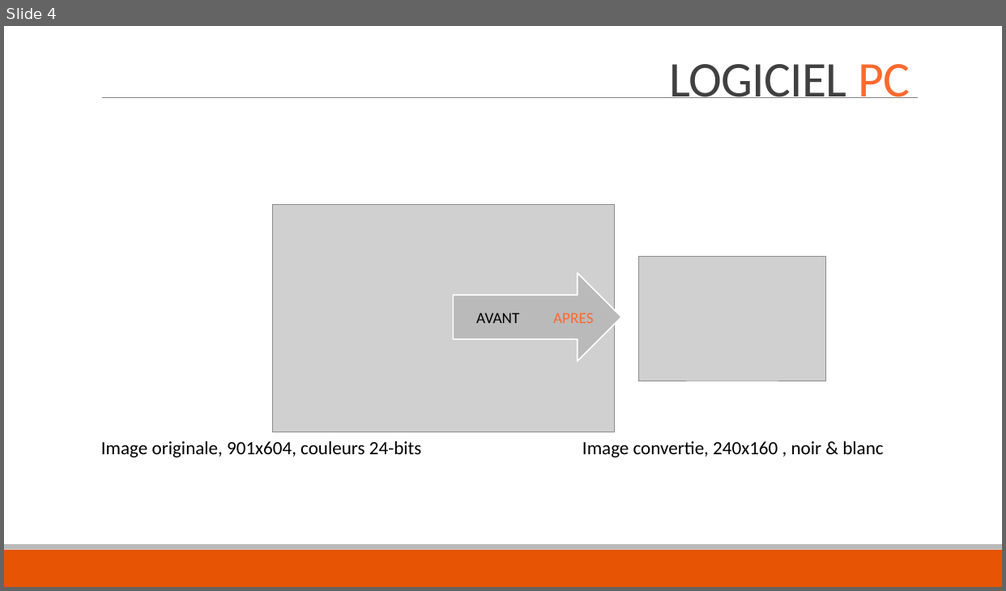
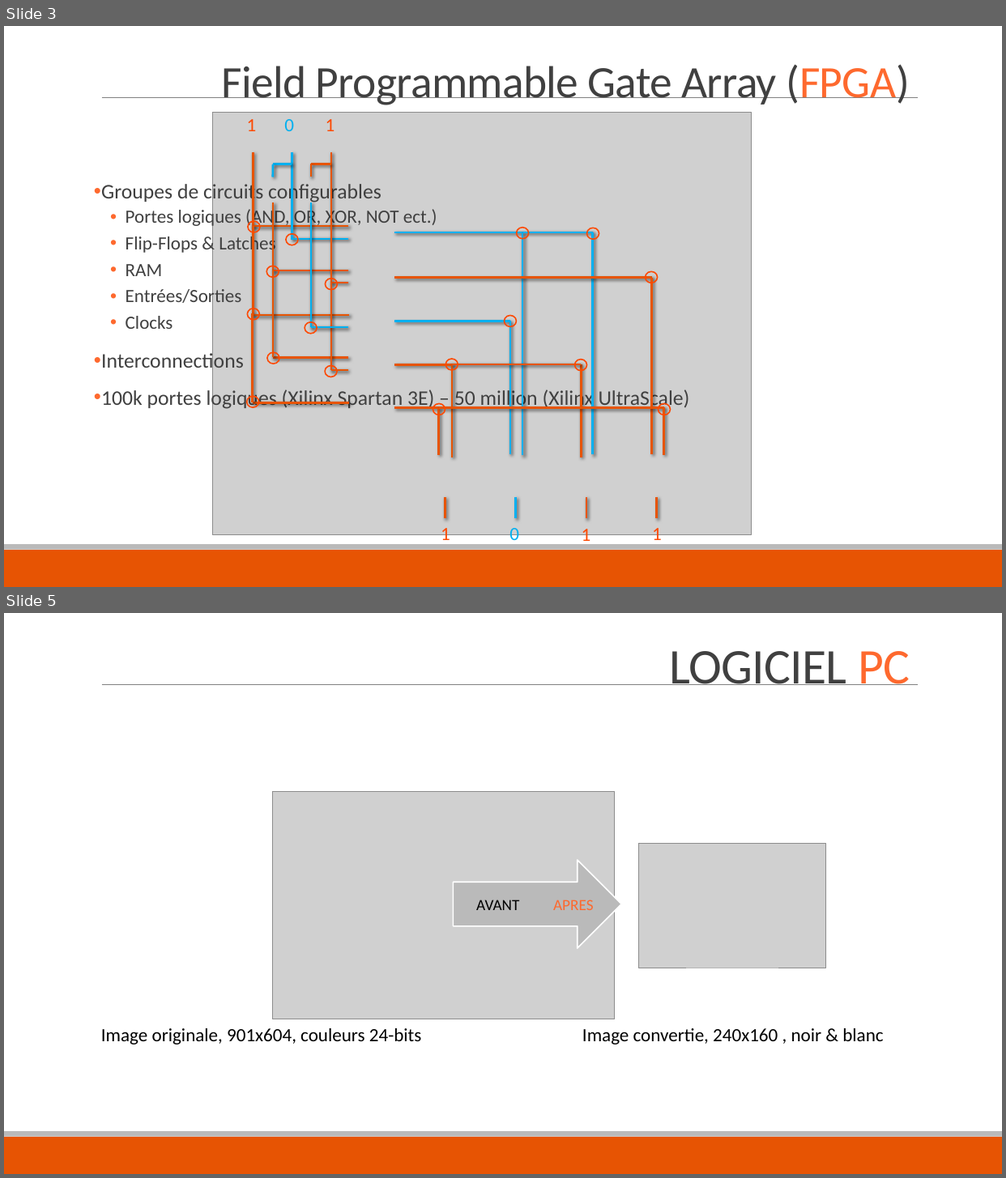
Before and after one commit to graphbit/GraphBit-V1, a slide deck: Doc/PowerPoint.pptx. Shown one above the other, each under a label of ours: slide 4 before the commit, slides 3 and 5 after it; the slides between them are not shown. The pictures are 1006x591 and 1006x1178 pixels, drawn with LibreOffice and Linux fonts; fonts in the diff are those of the drawing; grey boxes stand for pictures; background and template pictures are left out. Boxes give left, top, right and bottom in pixels: in the first picture for what was removed or moved away, otherwise in the second. Text is boxed around its words. In the diff, an @@ line names an element or a change of style, - is before the commit and + after.

```diff
--- a/Doc/PowerPoint.pptx
+++ b/Doc/PowerPoint.pptx
@@ slide 3 added at box(4, 26, 1002, 587), background #FFFFFF; not listed: 3 template elements that a slide beside it also shows @@
@@ title added at box(222, 64, 910, 105), 43.2 pt, text #404040 @@
+Field Programmable Gate Array (FPGA)
@@ picture added at box(212, 112, 751, 535) @@
@@ text added at box(247, 119, 257, 131), 18 pt, text #FD4901 @@
+1
@@ text added at box(284, 119, 294, 131), 18 pt, text #00B0F0 @@
+0
@@ text added at box(326, 119, 335, 131), 18 pt, text #FD4901 @@
+1
@@ group added at box(273, 152, 348, 239): 4 lines @@
@@ text added at box(101, 182, 690, 410), 20 pt, text #404040 @@
+• Groupes de circuits configurables
+  • Portes logiques (AND, OR, XOR, NOT ect.)
+  • Flip-Flops & Latches
+  • RAM
+  • Entrées/Sorties
+  • Clocks
+• Interconnections
+• 100k portes logiques (Xilinx Spartan 3E) – 50 million (Xilinx UltraScale)
@@ line added from (311, 203) to (311, 327), #00B0F0 2 pt @@
@@ group added at box(394, 233, 592, 456): 4 lines @@
@@ group added at box(273, 203, 348, 357): 4 lines @@
@@ line added from (394, 278) to (651, 278), #E75403 2 pt @@
@@ line added from (651, 455) to (651, 278), #E75403 2 pt @@
@@ group added at box(252, 152, 349, 403): 6 lines @@
@@ line added from (348, 327) to (311, 327), #00B0F0 2 pt @@
@@ line added from (394, 321) to (510, 321), #00B0F0 2 pt @@
@@ line added from (510, 321) to (510, 455), #00B0F0 2 pt @@
@@ group added at box(394, 365, 582, 457): 4 lines @@
@@ group added at box(311, 152, 348, 370): 6 lines @@
@@ group added at box(246, 221, 671, 416): 17 ellipses @@
@@ group added at box(394, 408, 664, 456): 4 lines @@
@@ group added at box(445, 497, 657, 518): 4 lines @@
@@ text added at box(441, 528, 450, 546), 18 pt, text #FD4901 @@
+1
@@ text added at box(509, 528, 519, 546), 18 pt, text #00B0F0 @@
+0
@@ text added at box(582, 529, 591, 544), 18 pt, text #FD4901 @@
+1
@@ text added at box(652, 528, 662, 546), 18 pt, text #FD4901 @@
+1
@@ what was slide 4 is now slide 5 @@
```
Also in this commit, not shown: 1 slide changed.
